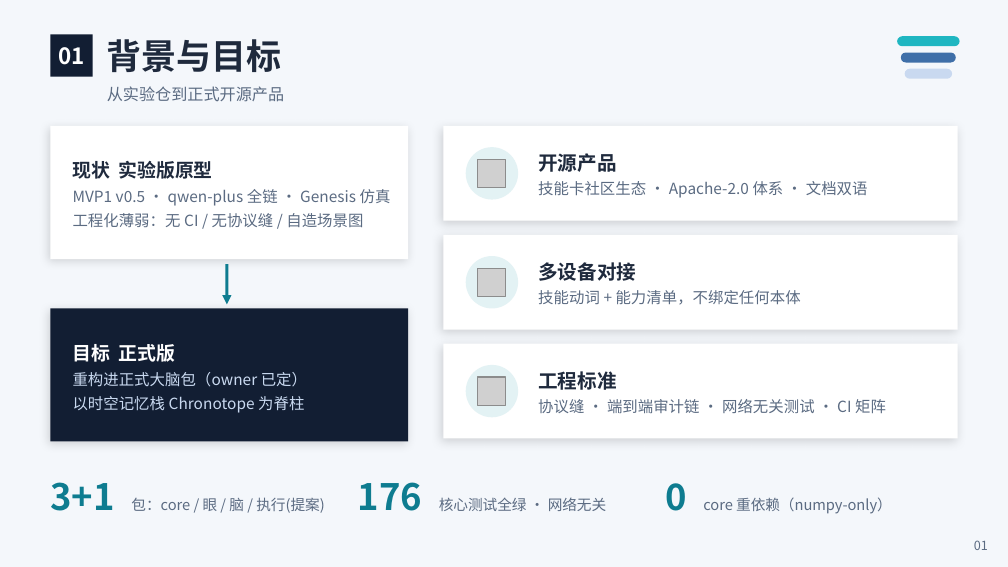
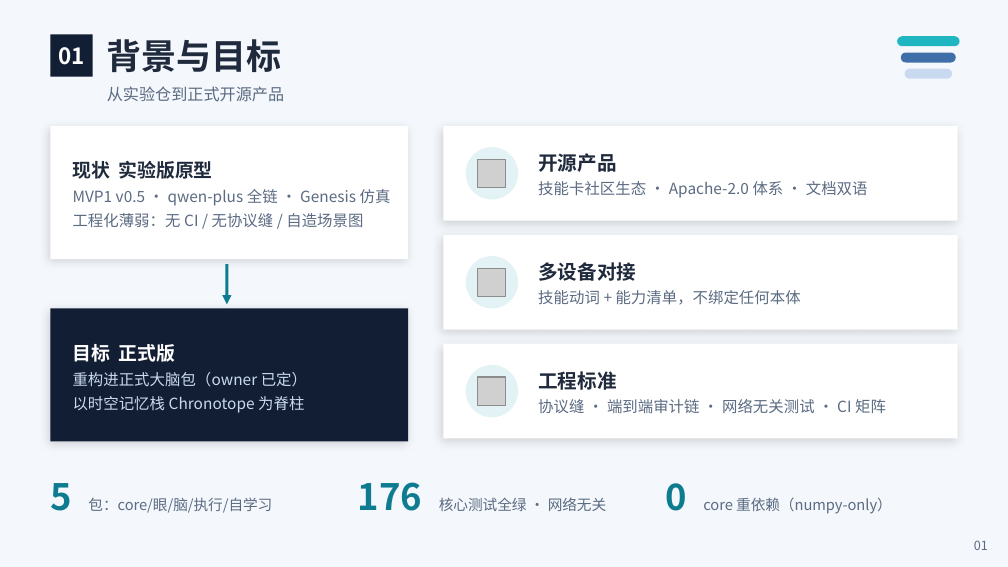
Before and after one commit to wikieden/SpatialRobot, a slide deck: slide 2 of 三层大脑架构方案汇报.pptx. Drawn at 1008x567 pixels with LibreOffice and Linux fonts; fonts in the diff are those of the drawing; grey boxes stand for pictures. Boxes give left, top, right and bottom in pixels: in the first picture for what was removed or moved away, otherwise in the second. Text is boxed around its words. In the diff, an @@ line names an element or a change of style, - is before the commit and + after.

```diff
--- a/三层大脑架构方案汇报.pptx
+++ b/三层大脑架构方案汇报.pptx
@@ text at [50, 483, 272, 513]: text changed @@
-3+1 包：core / 眼 / 脑 / 执行(提案)
+5 包：core/眼/脑/执行/自学习
```
Also in this commit, not shown: 3 other slides changed, 1 slide added, 11 other files.
